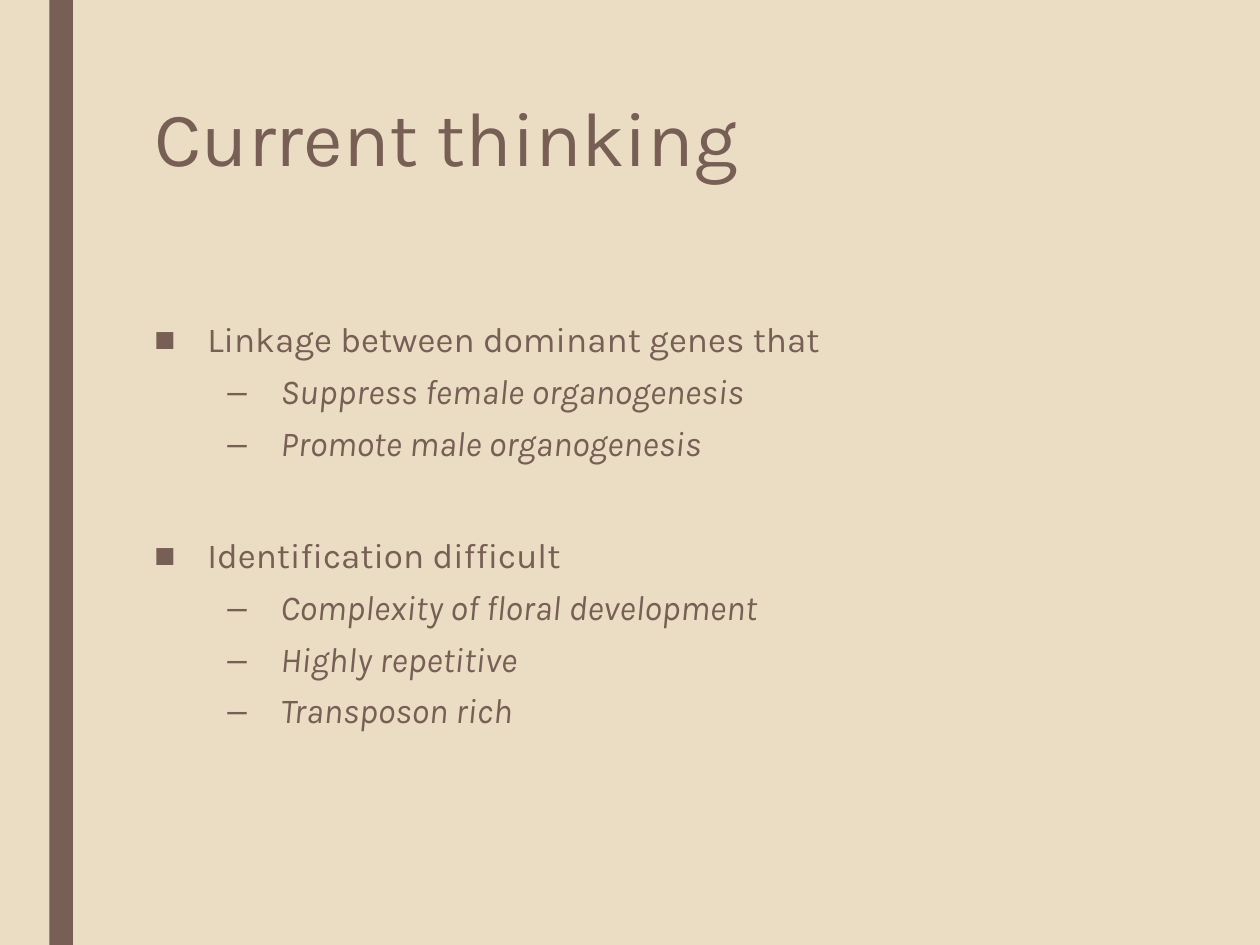
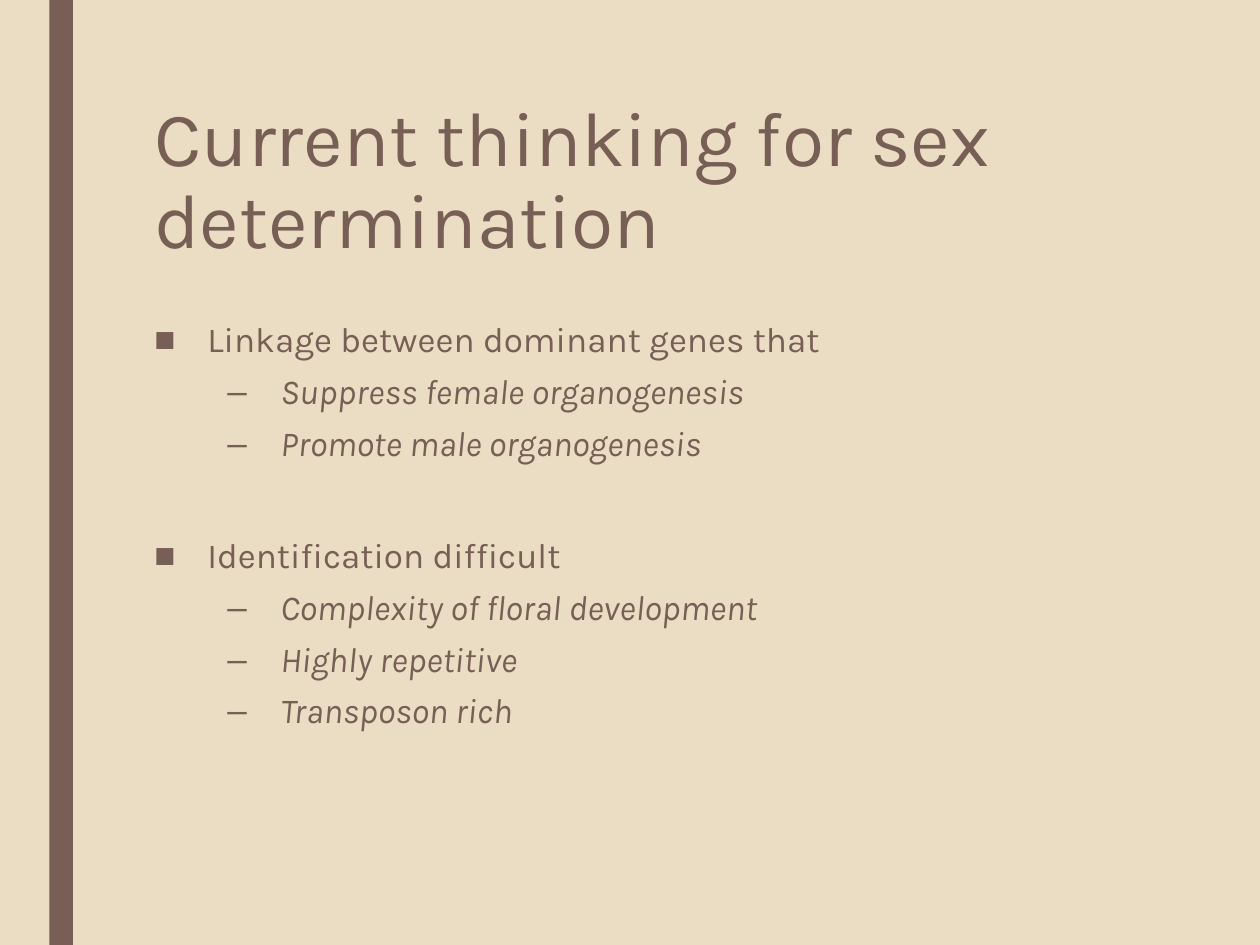
Before and after one commit to katholan/BCB546X-Spring2017_Valerin_final_project, a slide deck: slide 5 of asparagus.pptx. Drawn at 1260x945 pixels with LibreOffice and Linux fonts; fonts in the diff are those of the drawing. Boxes give left, top, right and bottom in pixels: in the first picture for what was removed or moved away, otherwise in the second. Text is boxed around its words. In the diff, an @@ line names an element or a change of style, - is before the commit and + after.

```diff
--- a/asparagus.pptx
+++ b/asparagus.pptx
@@ title at box(154, 113, 989, 249): text changed @@
-Current thinking
+Current thinking for sex determination
```
Also in this commit, not shown: 3 slides added, 1 slide removed, 1 other file.
